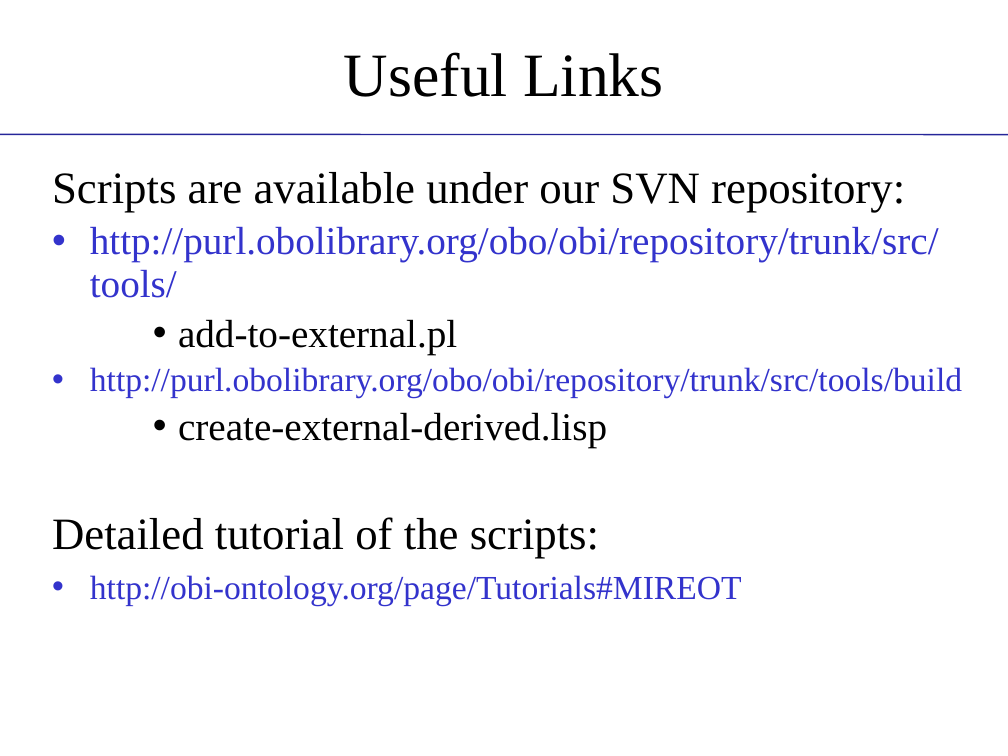
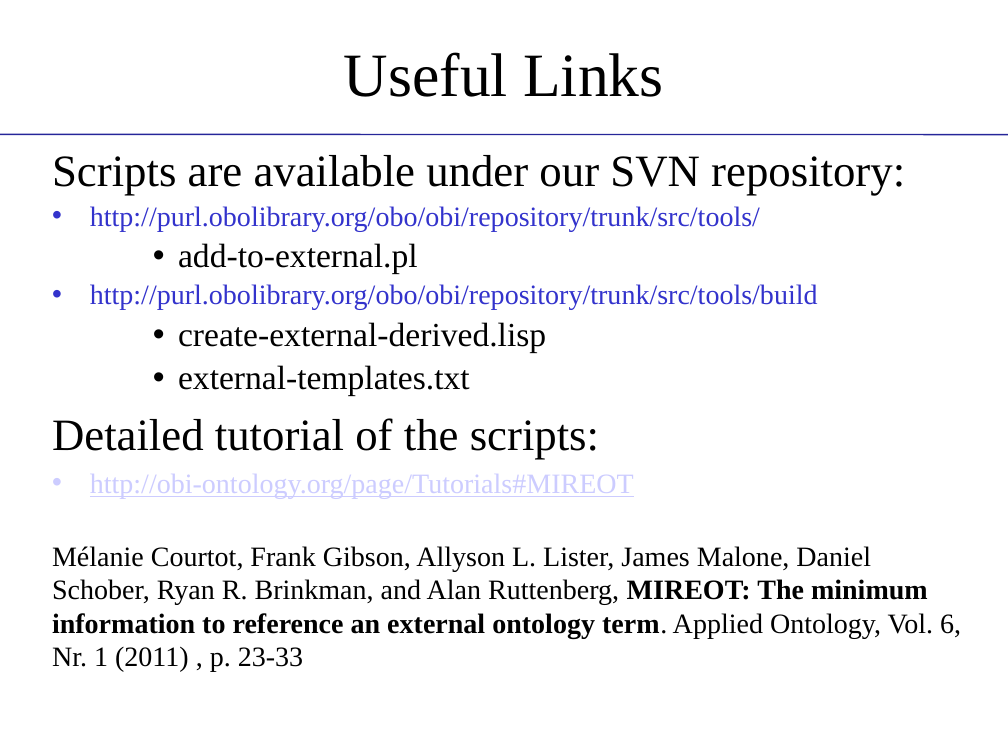
Before and after one commit to obi-ontology/obi-legacy-svn, a slide deck: slide 8 of trunk/docs/presentations/OBI tutorial July 2011 ICBO/MIREOT-View.pptx. Drawn at 1008x756 pixels with LibreOffice and Linux fonts; fonts in the diff are those of the drawing; background and template pictures are left out. Boxes give left, top, right and bottom in pixels: in the first picture for what was removed or moved away, otherwise in the second. Text is boxed around its words. In the diff, an @@ line names an element or a change of style, - is before the commit and + after.

Commit message:
Corrected typos, clarified some points, added citation to paper, removed 'easy to use' - let people decide that themselves, adjusted acknowlegements, changed 'all axioms' to 'axioms', removed science commons logo

```diff
--- a/trunk/docs/presentations/OBI tutorial July 2011 ICBO/MIREOT-View.pptx
+++ b/trunk/docs/presentations/OBI tutorial July 2011 ICBO/MIREOT-View.pptx
@@ text "Scripts are available under our ...": place and size @@
-text "Scripts are available under our ..." at <box>52,172,962,605</box>
+text "Scripts are available under our ..." at <box>52,155,961,672</box>
@@ text at <box>90,206,818,498</box>: size 28 to 20 pt in "http://purl.obolibrary.org/obo/obi/repository/trunk/src/tool ..."; size 28 to 24 pt in "add-to-external.pl", "create-external-derived.lisp"; size 24 to 20 pt in "http://purl.obolibrary.org/obo/obi/repository/trunk/src/tool ...", "http://obi-ontology.org/page/Tutorials#MIREOT"; text colour #3333CC to #CCCCFF, underline on in "http://obi-ontology.org/page/Tutorials#MIREOT"; less space between paragraphs @@
@@ text at <box>178,365,470,396</box>: paragraph added @@
+    • external-templates.txt
@@ text at <box>52,546,961,672</box>: paragraph added @@
+Mélanie Courtot, Frank Gibson, Allyson L. Lister, James Malone, Daniel Schober, Ryan R. Brinkman, and Alan Ruttenberg, MIREOT: The minimum information to reference an external ontology term. Applied Ontology, Vol. 6, Nr. 1 (2011) , p. 23-33
```
Also in this commit, not shown: 12 other slides changed.
